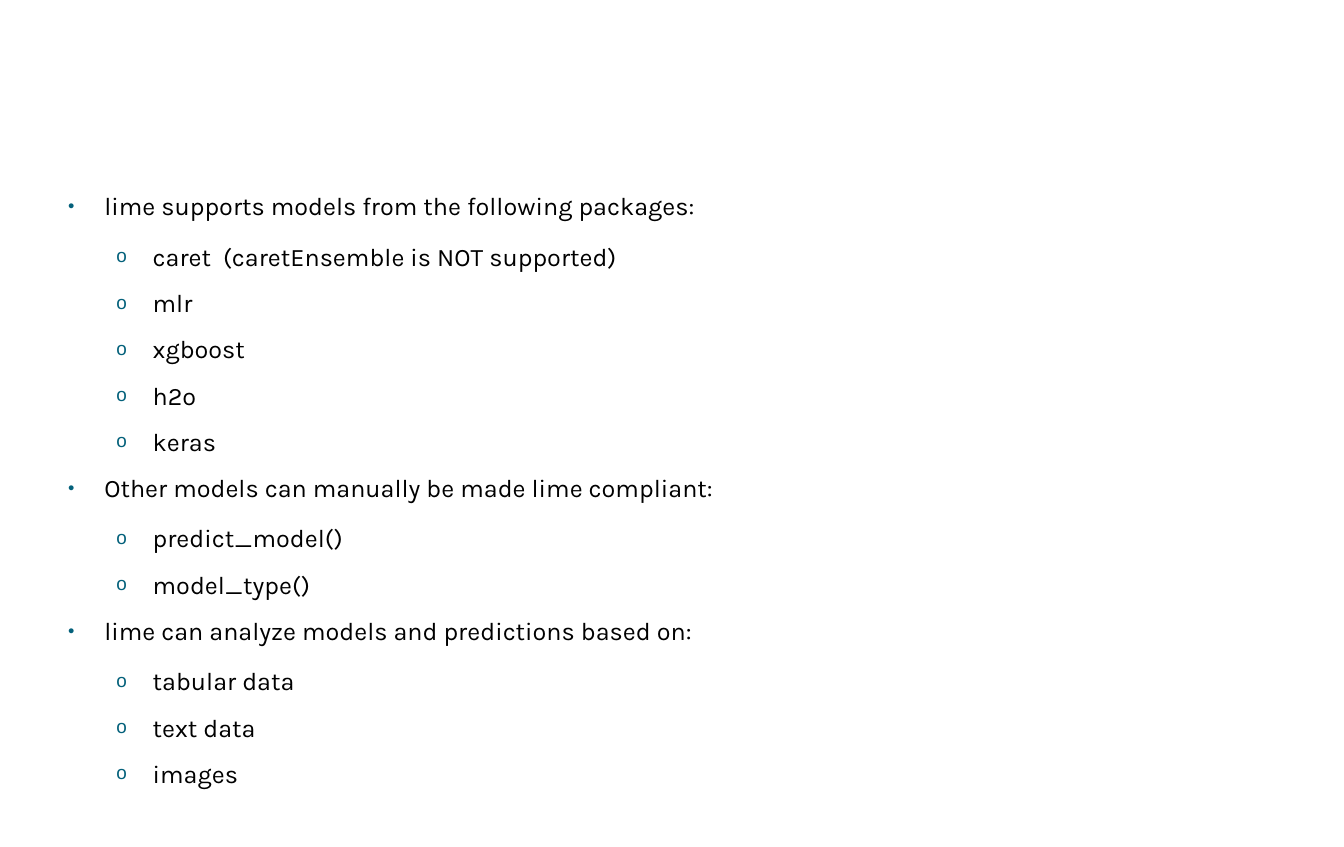
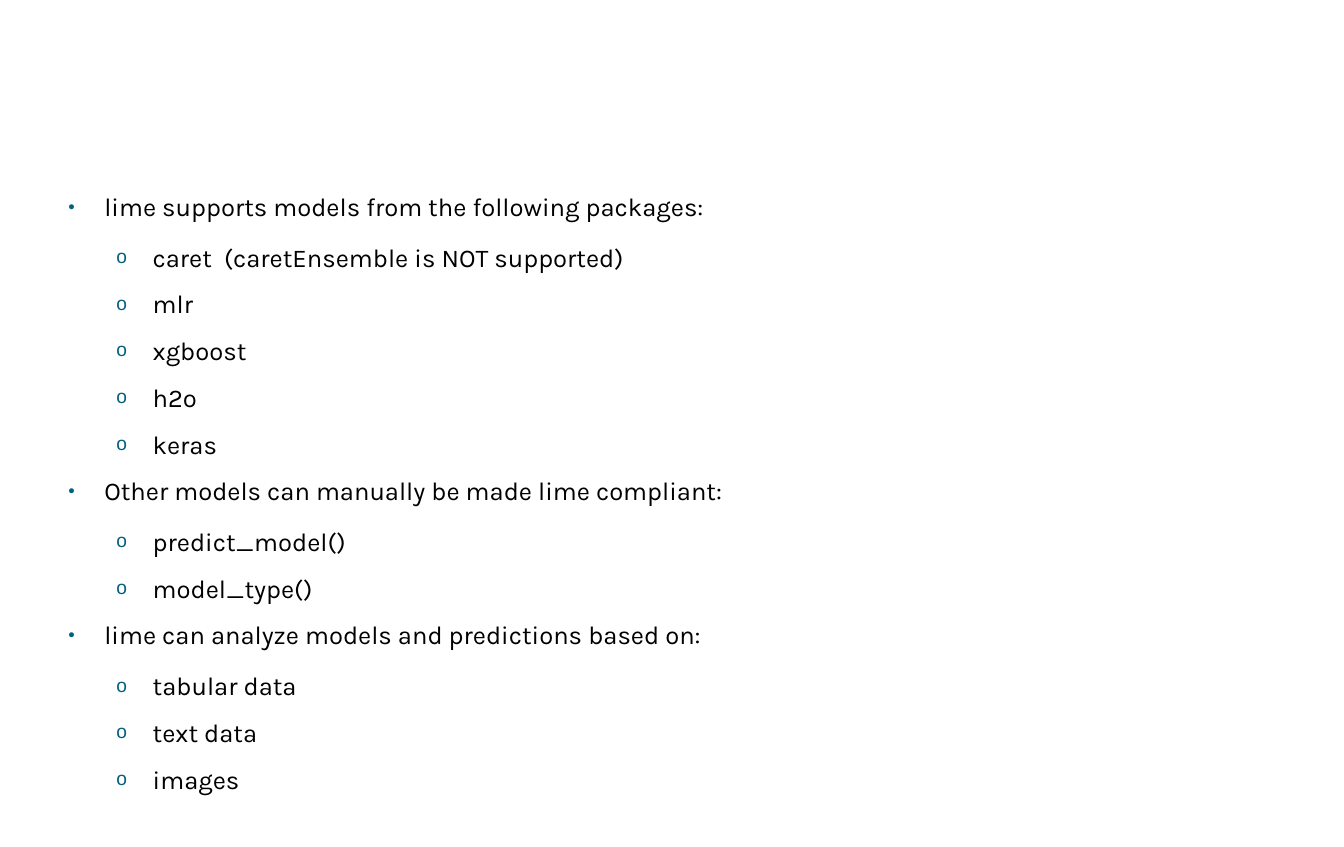
Before and after one commit to mattdube/stl-rug_lime, a slide deck: slide 6 of Slides/stl-rug_lime_01092019.pptx. Drawn at 1344x847 pixels with LibreOffice and Linux fonts; fonts in the diff are those of the drawing; background and template pictures are left out. Boxes give left, top, right and bottom in pixels: in the first picture for what was removed or moved away, otherwise in the second. Text is boxed around its words. In the diff, an @@ line names an element or a change of style, - is before the commit and + after.

```diff
--- a/Slides/stl-rug_lime_01092019.pptx
+++ b/Slides/stl-rug_lime_01092019.pptx
@@ text "lime supports models from the ..." at (x1=104, y1=198, x2=722, y2=795): size 17.7 to 18 pt @@
```
Also in this commit, not shown: 9 other slides changed.
